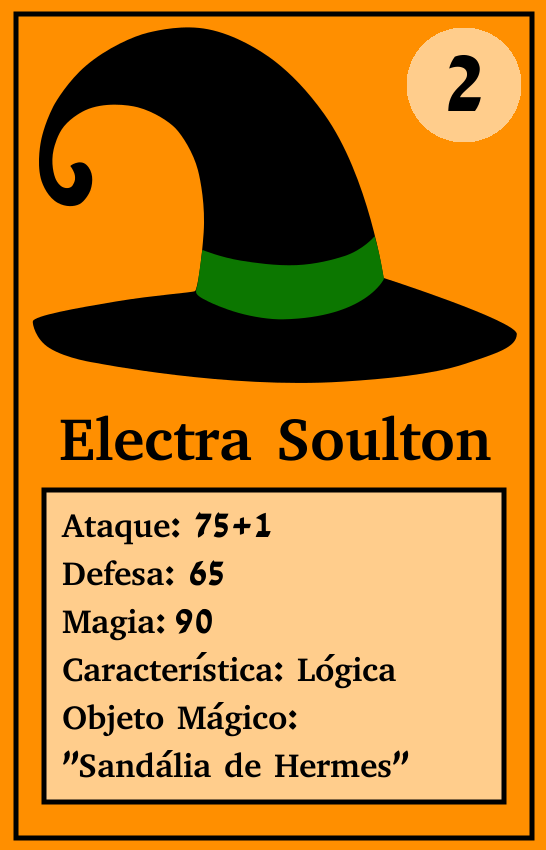
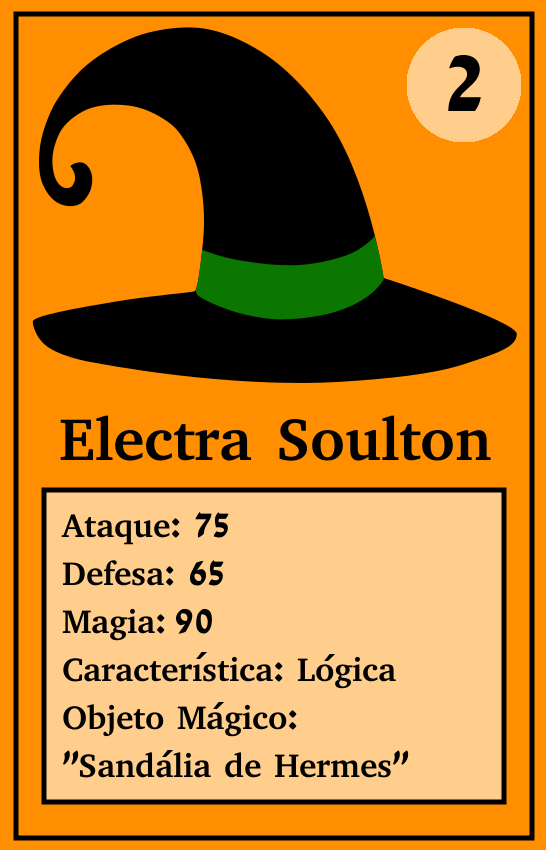
Before/after of a 546 × 850 layered artwork. What changed in the layer stack:
renamed "Ataque: 75+1 ..." to "Ataque: 75 ...", painted on it over [233, 512, 271, 537]
